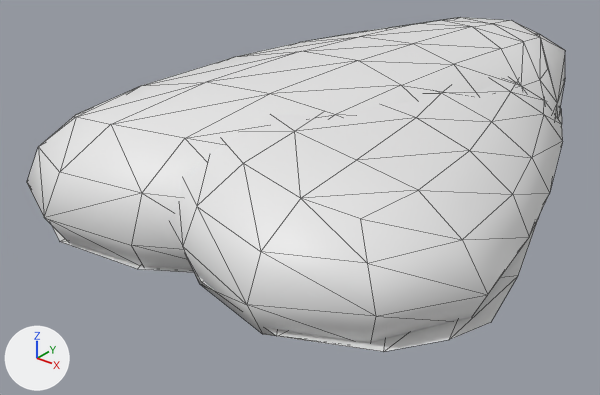
What one commit did to the glTF model models/Lung.glb.
One viewpoint serves both versions: a 50 mm lens placed at (366.0, -437.0, 267.0), pointed at (-8.0, 31.0, -23.0). Lighting does not change. The marker at lower left points along +X, +Y and +Z. Mesh edges are drawn as thin lines. Objects named as collision shapes, trigger or cutter boxes, shadow casters or lower levels of detail are left out. Vertices at the same position are counted once.

Script lines for the objects in view, before the commit:
```python
me_leftlung = bpy.data.meshes.new('LeftLung')
me_leftlung.from_pydata(...)  # 144 vertices, 272 faces; spans x -90.0..208.0, y -163.0..348.0, z -45.0..75.0
me_leftlung.materials.append(mat_heartatrium)  # white #e7e7e7
me_leftlungwater_001 = bpy.data.meshes.new('LeftLungWater.001')
me_leftlungwater_001.from_pydata(...)  # 40 vertices, 56 faces; spans x -89.0..191.0, y -152.0..324.0, z -9.0..9.0
me_leftlungwater_001.materials.append(mat_bloodwater)  # white #e7e7e7
me_rightlung = bpy.data.meshes.new('RightLung')
me_rightlung.from_pydata(...)  # 144 vertices, 272 faces; spans x -167.0..131.0, y -163.0..348.0, z -36.0..83.0
me_rightlung.materials.append(mat_heartatrium)  # white #e7e7e7
ob_leftlung = bpy.data.objects.new('LeftLung', me_leftlung)
ob_leftlung.location = (0.0, 0.0, 0.0)
ob_leftlungwater = bpy.data.objects.new('LeftLungWater', me_leftlungwater_001)
ob_leftlungwater.location = (9.5, 0.0, 0.0)
ob_leftlungwater.scale = (1.04, 1.0, 1.0)
ob_rightlung = bpy.data.objects.new('RightLung', me_rightlung)
ob_rightlung.location = (0.0, 0.0, 0.0)
```
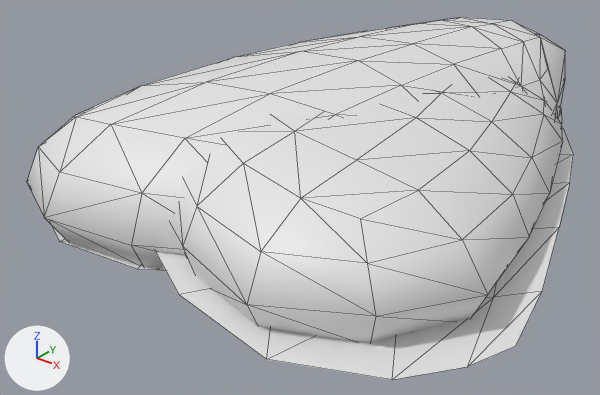
Diff of the bpy script that builds the scene:
```diff
--- a/models/Lung.glb.py
+++ b/models/Lung.glb.py
@@ me_leftlungwater_001 @@
 me_leftlungwater_001.from_pydata(...)  # 40 vertices, 56 faces; spans x -89.0..191.0, y -152.0..324.0, z -9.0..9.0
 # used by ob_leftlungwater; location = (9.5, 0.0, 0.0); scale = (1.04, 1.0, 1.0)
+# me_leftlungwater_001 part 1: the whole mesh is scaled about its middle by (1.17, 1.08, 1), then moved by (13.0, 0.0, 0.0)
 me_leftlungwater_001.materials.append(mat_bloodwater)
@@ ob_leftlungwater @@
 ob_leftlungwater = bpy.data.objects.new('LeftLungWater', me_leftlungwater_001)
-ob_leftlungwater.location = (9.5, 0.0, 0.0)
-ob_leftlungwater.scale = (1.04, 1.0, 1.0)
+ob_leftlungwater.location = (0.0, 0.0, 0.0)
```

Boxes [x1, y1, x2, y2] around the edits, measured in the pictures (600 x 395 px):
'LeftLungWater', moved, rescaled: before [197, 217, 539, 352]; after [155, 128, 573, 380]
